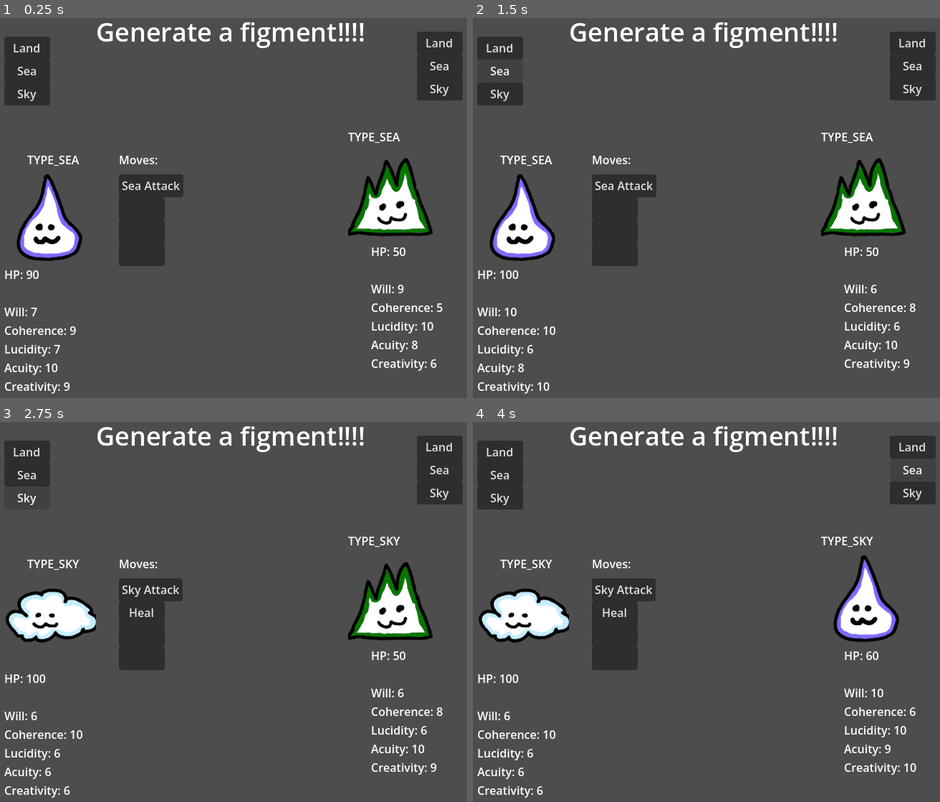
Above: before the commit, frames 1-4 (two rows, left to right).
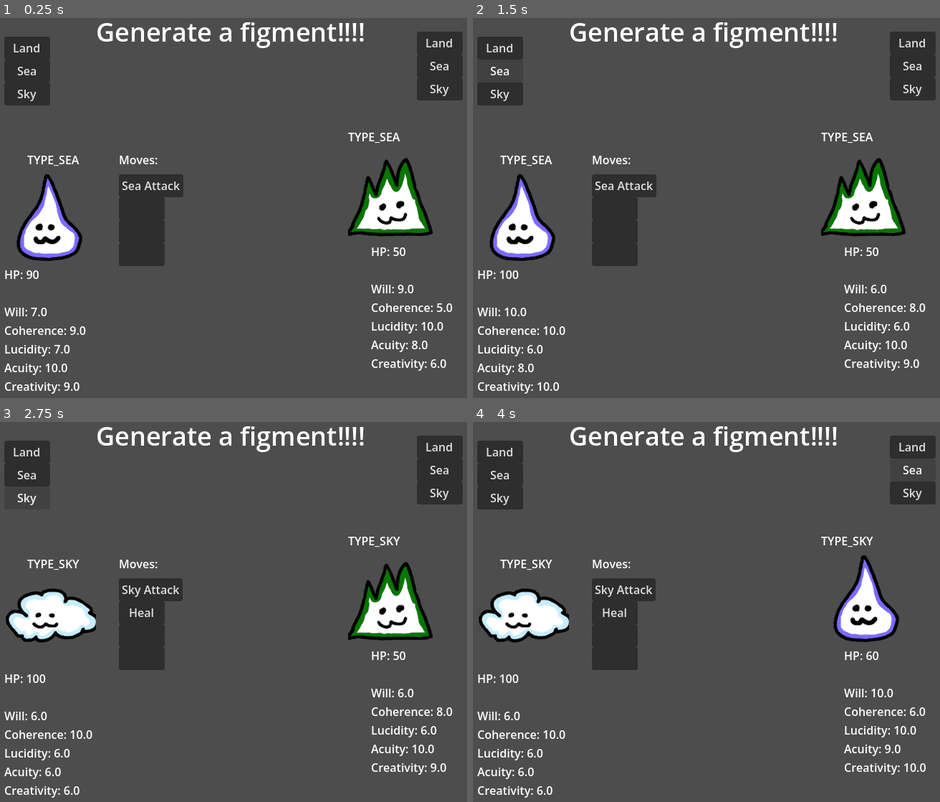
Above: after the commit, the same moments.

Repository: RubeculaBee/dream-catcher
Game: Godot game, scene res://Scenes/Rooms/figment_test.tscn
Two runs of this game, one before a commit and one after it. Both use one fixed random seed, a clock stepped at 60 frames per second and the inputs below. This scene is started directly instead of the project's main scene. The engine's default icon, where the game draws it, is replaced by a stand-in: a white triangle on a blue panel in a dark square.
Inputs:
- Up to frame 1 (0.25 s): no input
- Up to frame 2 (1.5 s): click "Land" at 0.5 s; click "Sea" at 1.25 s
- Up to frame 3 (2.75 s): click "Sky" at 2 s
- Up to frame 4 (4 s): click "Land" at 2.75 s; click "Sea" at 3.5 s

The runs differ from the first frame. In frame 1, 0.2% of the frame differs, in the area x 8-97%, y 70-99%; in frame 2, 0.2%; in frame 3, 0.2%; in frame 4, 0.2%.

Commit message:
fixed integer division error

Diff:
--- a/Scripts/Figments/figment.gd
+++ b/Scripts/Figments/figment.gd
@@ -13,6 +13,7 @@
 
 func _init(blueprint: String) -> void:
 	var bp = blueprints[blueprint]
+	print("creating a %s" % blueprint)
 
 	speciesName = bp.speciesName
 	sprite = bp.sprite
--- a/Scripts/Figments/figmentTester.gd
+++ b/Scripts/Figments/figmentTester.gd
@@ -16,32 +16,26 @@
 	updateFigment()
 
 func _on_landButton_pressed():
-	print("creating land figment...")
 	figment = Figment.new("landTest")
 	updateFigment()
 
 func _on_seaButton_pressed():
-	print("creating sea figment...")
 	figment = Figment.new("seaTest")
 	updateFigment()
 
 func _on_skyButton_pressed():
-	print("creating sky figment...")
 	figment = Figment.new("skyTest")
 	updateFigment()
 
 func _on_landButton2_pressed():
-	print("creating land figment...")
 	dummy = Figment.new("landTest")
 	updateFigment()
 
 func _on_seaButton2_pressed():
-	print("creating sea figment...")
 	dummy = Figment.new("seaTest")
 	updateFigment()
 
 func _on_skyButton2_pressed():
-	print("creating sky figment...")
 	dummy = Figment.new("skyTest")
 	updateFigment()
 
--- a/Scripts/Figments/move.gd
+++ b/Scripts/Figments/move.gd
@@ -29,7 +29,7 @@
 		return
 
 	const SCALAR = 0.5
-	var damage = self.power
+	var damage: float = self.power
 	var crit = rng.randf() < 0.04+(0.002*user.stats.creativity.value)
 
 	damage *= (user.stats.will.value/target.stats.lucidity.value)
@@ -42,8 +42,9 @@
 		damage *= 1.5
 	damage *= SCALAR
 
+	damage = max(roundi(damage), 1)
 	print("%s did %s damage to %s!" % [user.speciesName, roundi(damage), target.speciesName])
-	target.hp -= roundi(damage)
+	target.hp -= damage as int
 
 
 static var typeChart: = [
--- a/Scripts/Figments/stat.gd
+++ b/Scripts/Figments/stat.gd
@@ -2,7 +2,7 @@
 
 var rng = RandomNumberGenerator.new()
 
-var value: int
+var value: float
 var minInit: int
 var maxInit: int
 
